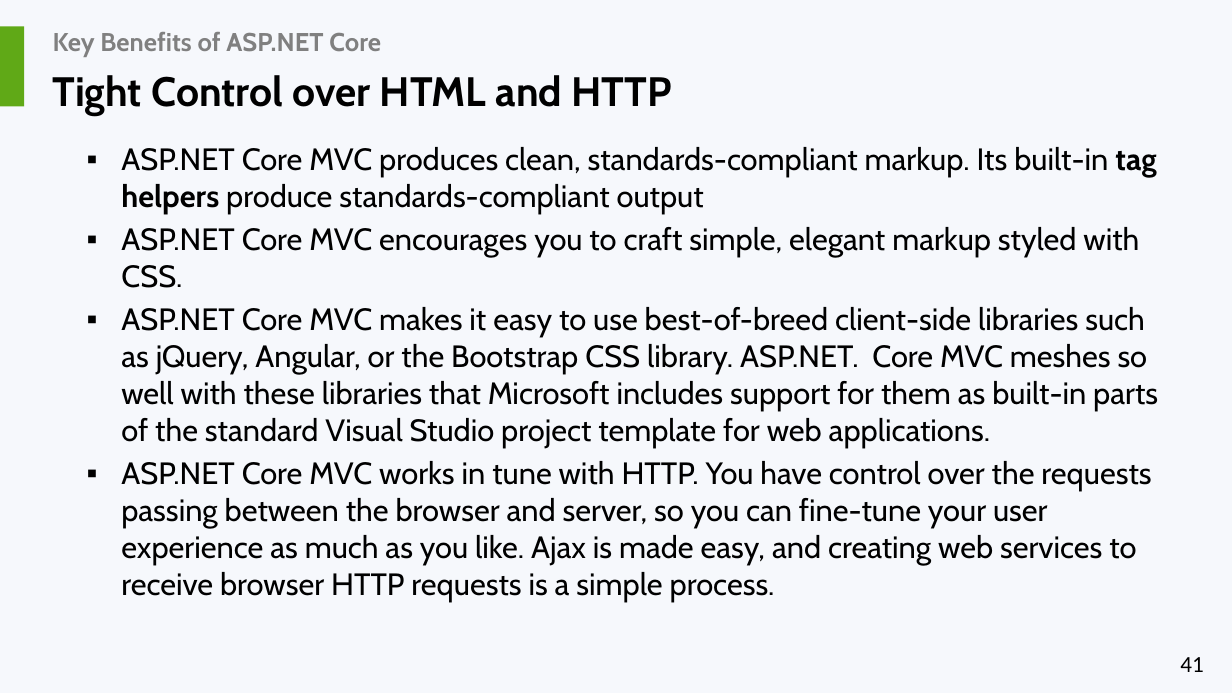
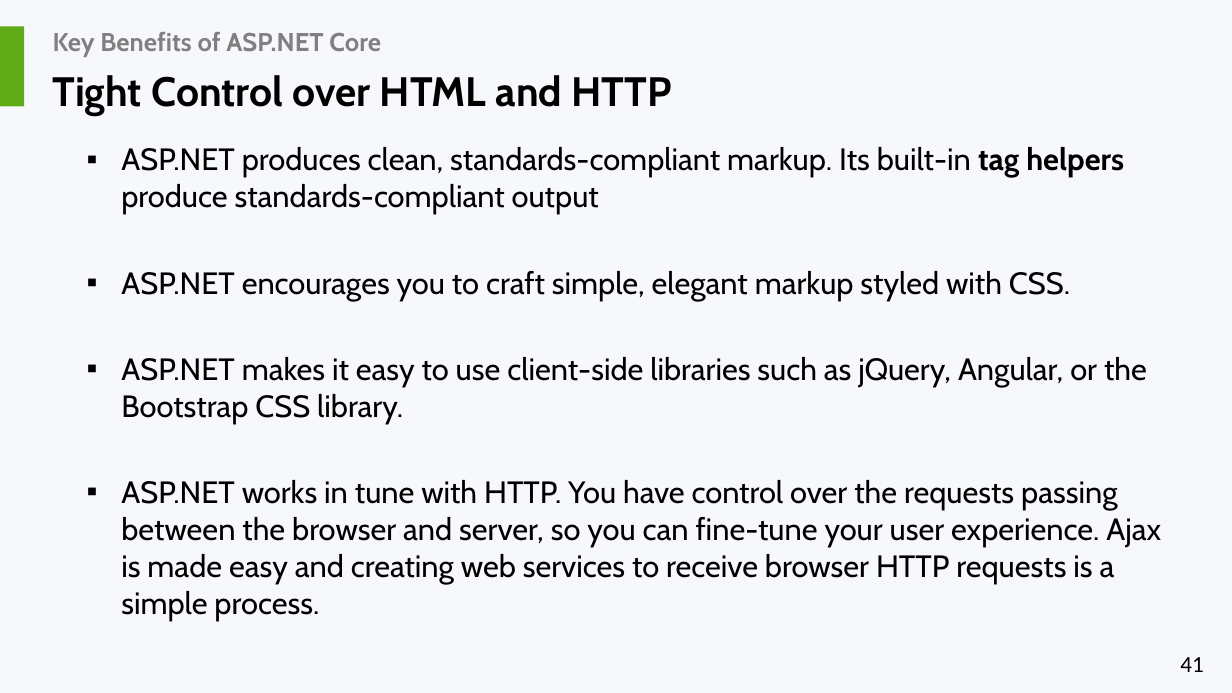
Before and after one commit to liviucotfas/ase-web-and-cloud-applications-security, a slide deck: slide 41 of Presentation ASPNET MVC Core - Part I.pptx. Drawn at 1232x693 pixels with LibreOffice and Linux fonts; fonts in the diff are those of the drawing. Boxes give left, top, right and bottom in pixels: in the first picture for what was removed or moved away, otherwise in the second. Text is boxed around its words. In the diff, an @@ line names an element or a change of style, - is before the commit and + after.

```diff
--- a/Presentation ASPNET MVC Core - Part I.pptx
+++ b/Presentation ASPNET MVC Core - Part I.pptx
@@ text at (121, 147, 1161, 621): text changed @@
-▪ ASP.NET Core MVC produces clean, standards-compliant markup. Its built-in tag helpers produce standards-compliant output
-▪ ASP.NET Core MVC encourages you to craft simple, elegant markup styled with CSS.
-▪ ASP.NET Core MVC makes it easy to use best-of-breed client-side libraries such as jQuery, Angular, or the Bootstrap CSS library. ASP.NET. Core MVC meshes so well with these libraries that Microsoft includes support for them as built-in parts of the standard Visual Studio project template for web applications.
-▪ ASP.NET Core MVC works in tune with HTTP. You have control over the requests passing between the browser and server, so you can fine-tune your user experience as much as you like. Ajax is made easy, and creating web services to receive browser HTTP requests is a simple process.
+▪ ASP.NET produces clean, standards-compliant markup. Its built-in tag helpers produce standards-compliant output
+▪ ASP.NET encourages you to craft simple, elegant markup styled with CSS.
+▪ ASP.NET makes it easy to use client-side libraries such as jQuery, Angular, or the Bootstrap CSS library.
+▪ ASP.NET works in tune with HTTP. You have control over the requests passing between the browser and server, so you can fine-tune your user experience. Ajax is made easy and creating web services to receive browser HTTP requests is a simple process.
```
Also in this commit, not shown: 7 other slides changed, 1 slide removed.
